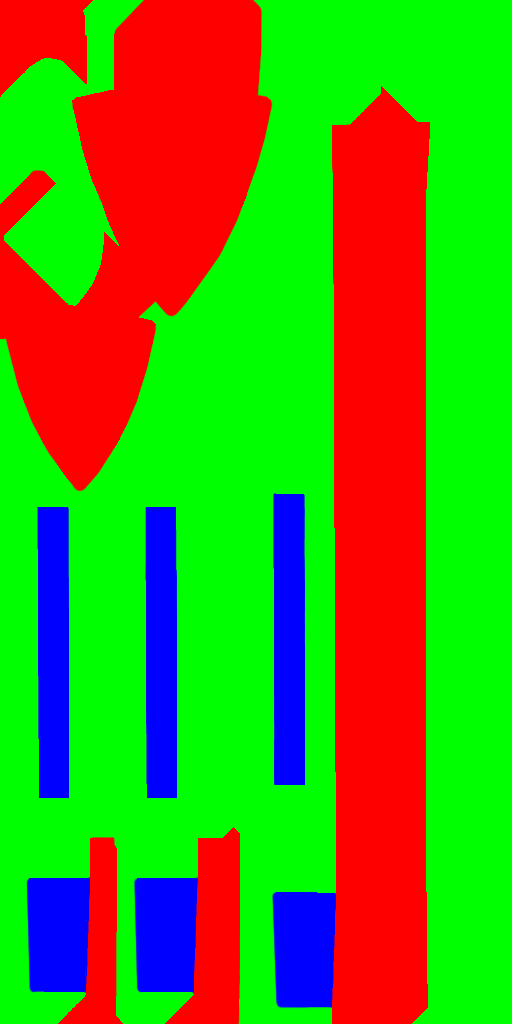
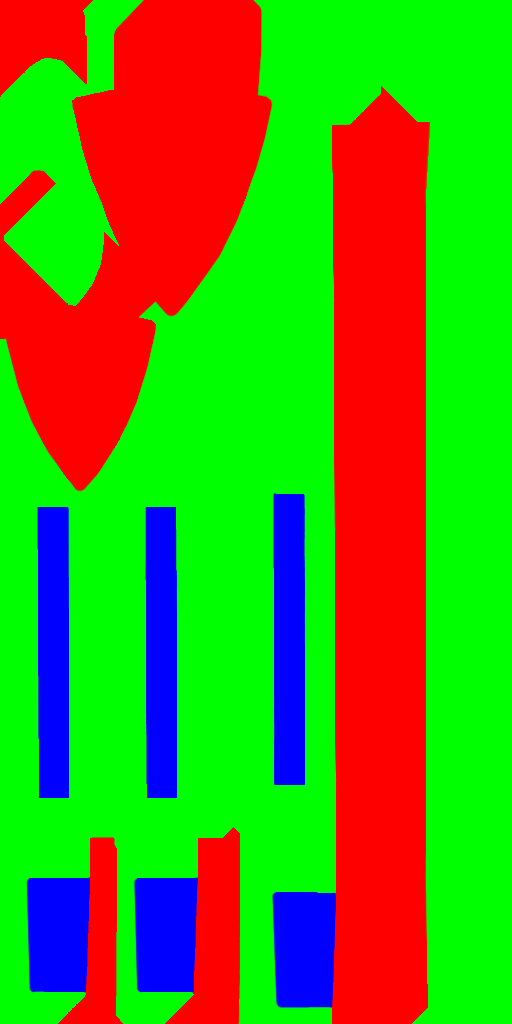
Layer changes from the first 512 × 1024 image to the second:
painted on "Red", masked it over [331, 122, 430, 1006]
added group "Groupe 1" with 4 layers above "OldSpec" over [331, 122, 430, 1006]
added layer "NewSpec" in group "Groupe 1" over [331, 122, 430, 1006]
